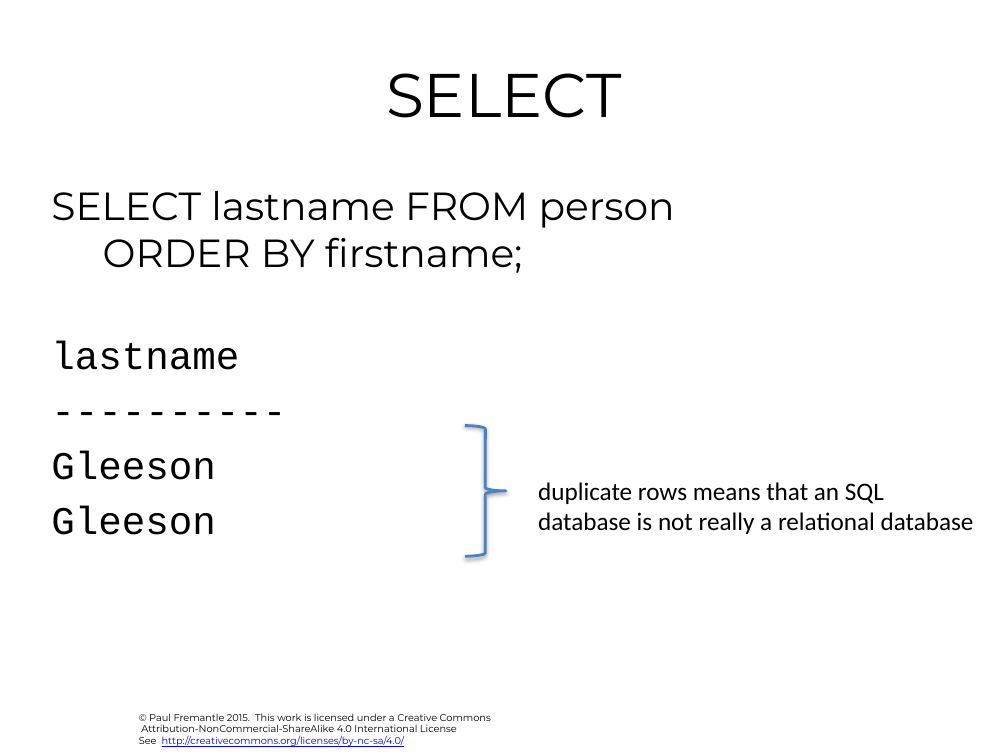
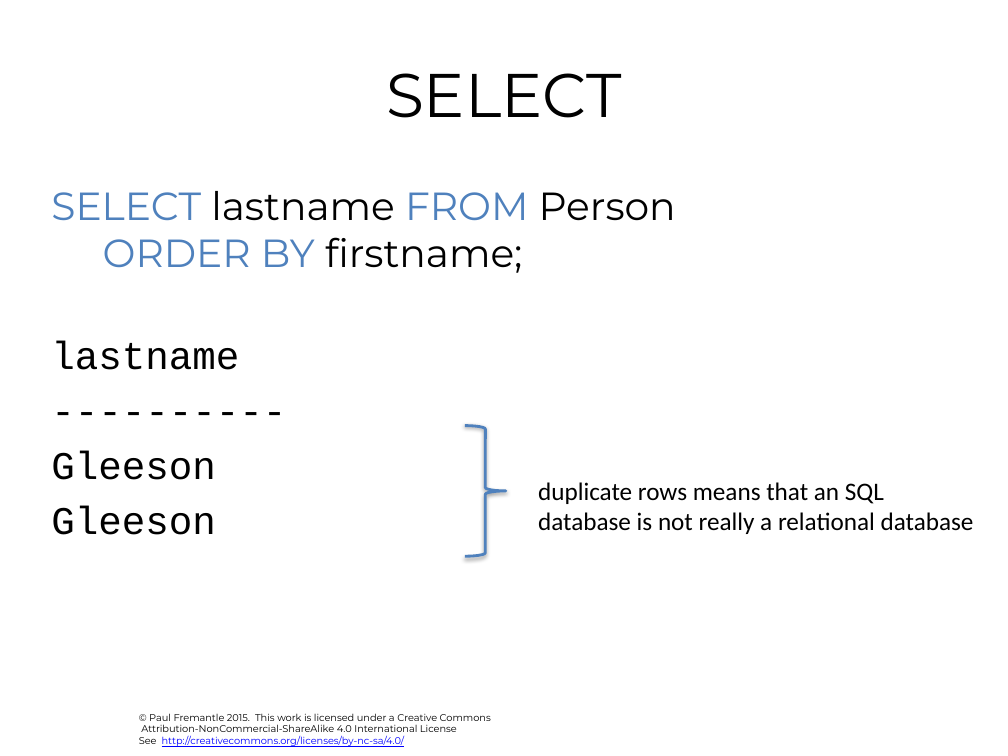
Before and after one commit to julieweeds/BigData, a slide deck: slide 15 of pres-source/04-sql.pptx. Drawn at 1008x756 pixels with LibreOffice and Linux fonts; fonts in the diff are those of the drawing; background and template pictures are left out. Boxes give left, top, right and bottom in pixels: in the first picture for what was removed or moved away, otherwise in the second. Text is boxed around its words. In the diff, an @@ line names an element or a change of style, - is before the commit and + after.

```diff
--- a/pres-source/04-sql.pptx
+++ b/pres-source/04-sql.pptx
@@ text at <box>51,191,676,273</box>: text changed @@
-SELECT lastname FROM person
-ORDER BY firstname;
+SELECT lastname FROM Person
+ORDER BY firstname;
```
Also in this commit, not shown: 12 other slides changed, 1 slide added, 11 other files.
